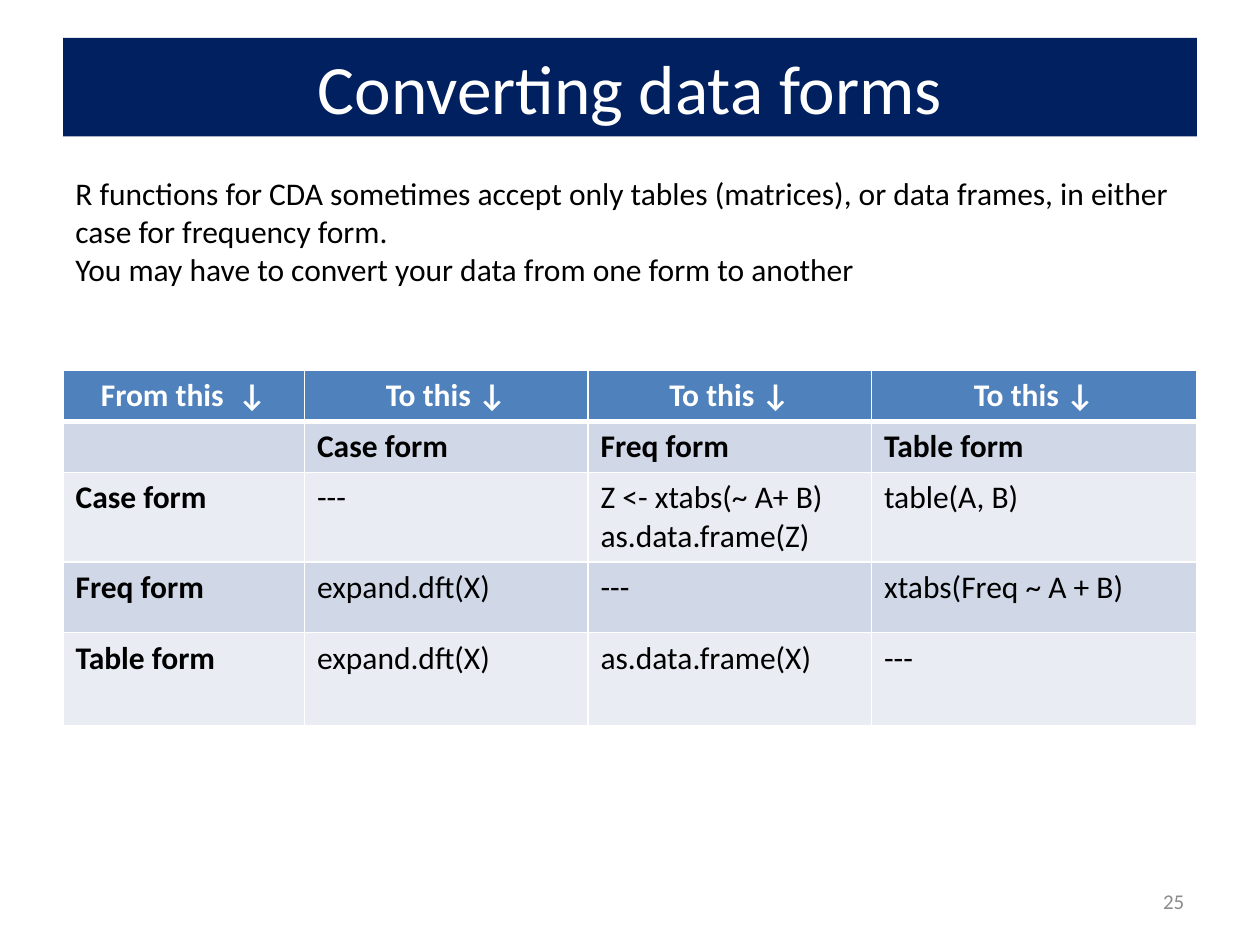
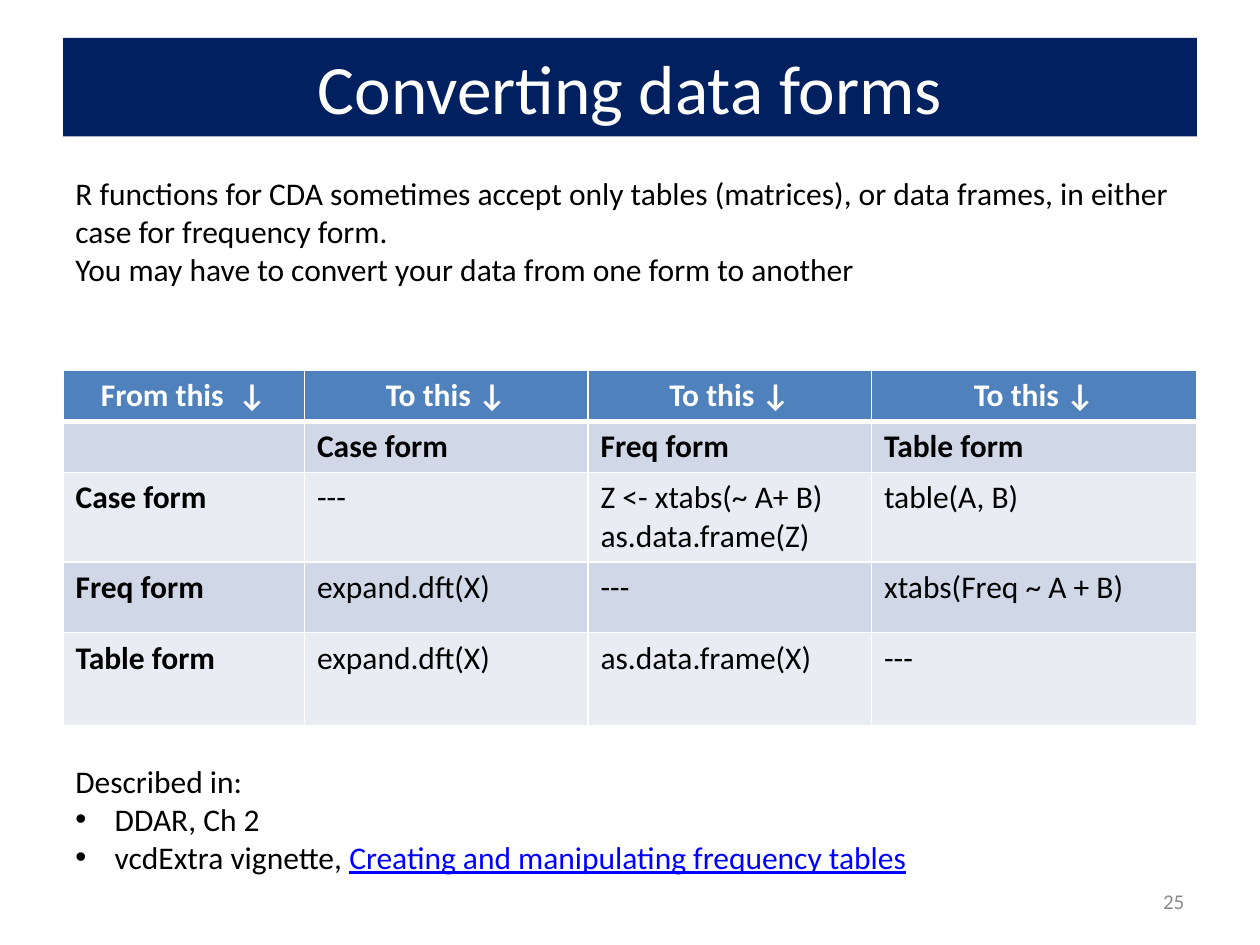
Before and after one commit to friendly/psy6136, a slide deck: slide 25 of docs/lectures/01-Overview.pptx. Drawn at 1260x945 pixels with LibreOffice and Linux fonts; fonts in the diff are those of the drawing. Boxes give left, top, right and bottom in pixels: in the first picture for what was removed or moved away, otherwise in the second. Text is boxed around its words. In the diff, an @@ line names an element or a change of style, - is before the commit and + after.

```diff
--- a/docs/lectures/01-Overview.pptx
+++ b/docs/lectures/01-Overview.pptx
@@ text added at (75,771,906,875), 18 pt, text #0000FF, underline @@
+Described in:
+• DDAR, Ch 2
+• vcdExtra vignette, Creating and manipulating frequency tables
```
Also in this commit, not shown: 22 other slides changed, 2 slides added, 16 other files.
